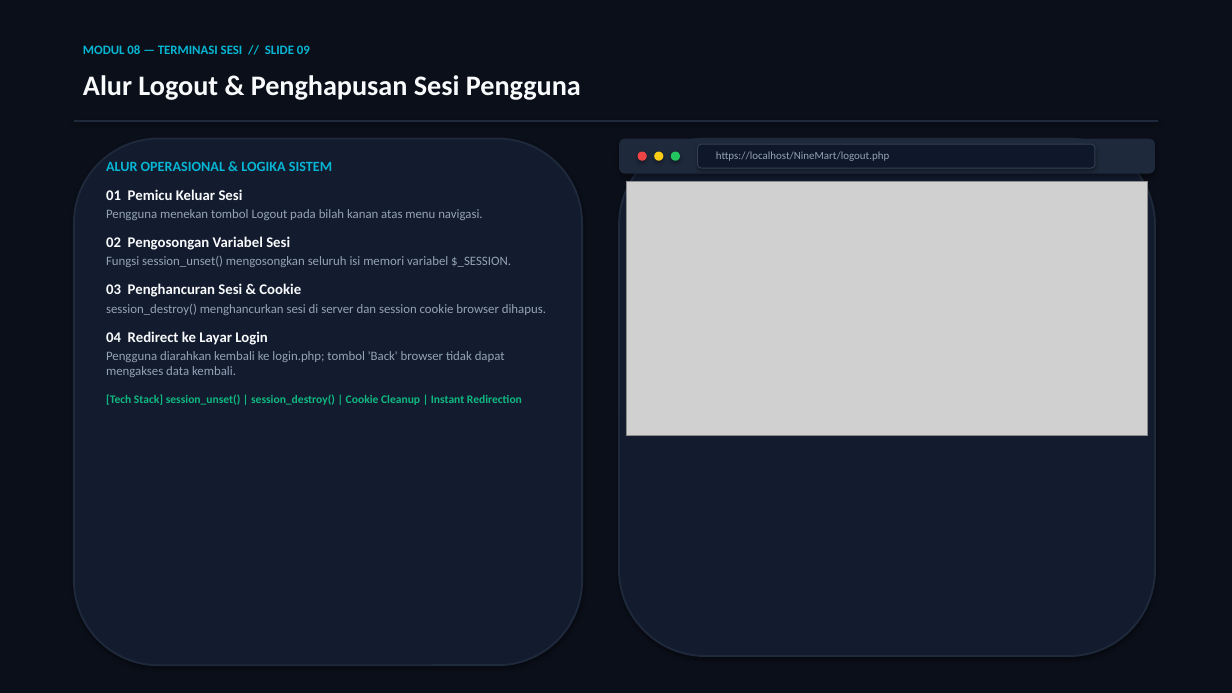
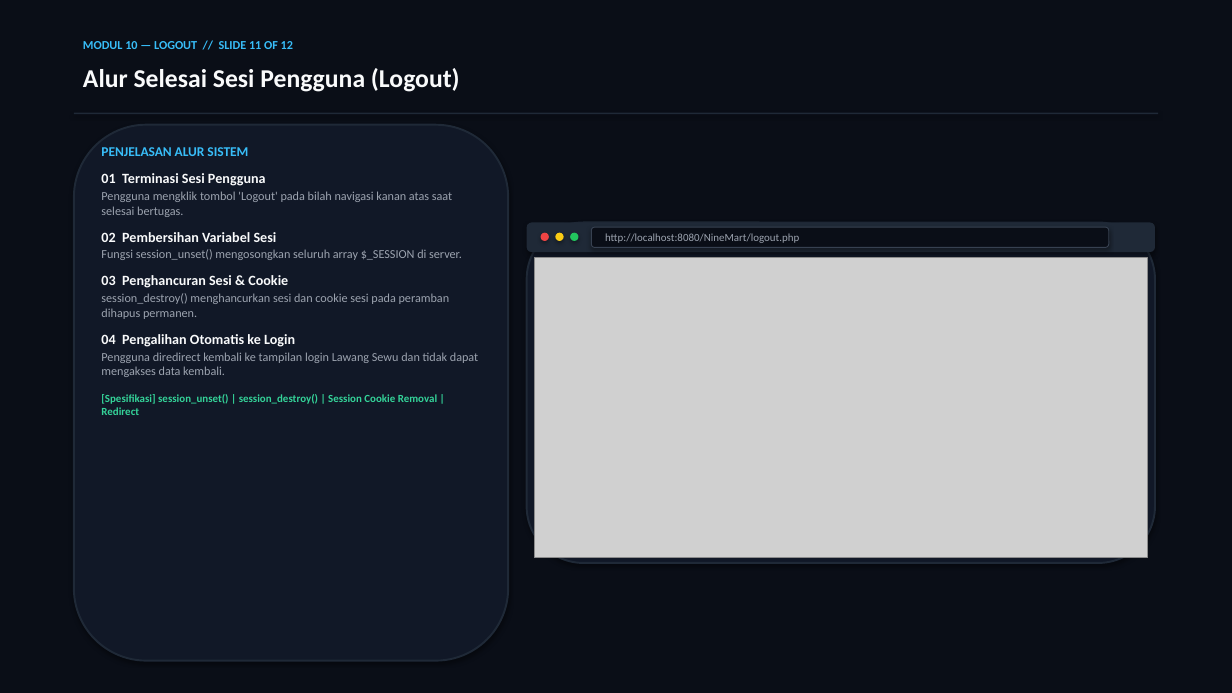
Before and after one commit to SabilMurti/BelajarUKK, a slide deck: slide 11 of NineMart/dokumen/PRESENTASI_NINEMART_CANVA.pptx (slide 9 before the commit). Drawn at 1232x693 pixels with LibreOffice and Linux fonts; fonts in the diff are those of the drawing; grey boxes stand for pictures. Boxes give left, top, right and bottom in pixels: in the first picture for what was removed or moved away, otherwise in the second. Text is boxed around its words. In the diff, an @@ line names an element or a change of style, - is before the commit and + after.

Commit message:
fix(docs): lengkapi 10 screenshot uncropped penuh pada presentasi pptx dan canva guide

```diff
--- a/NineMart/dokumen/PRESENTASI_NINEMART_CANVA.pptx
+++ b/NineMart/dokumen/PRESENTASI_NINEMART_CANVA.pptx
@@ rectangle at (0, 0, 1232, 693): fill #0B0F19 to #0A0E17 @@
@@ text at (83, 41, 293, 49): text changed; size 10 to 9.5 pt; text colour #06B6D4 to #38BDF8 @@
-MODUL 08 — TERMINASI SESI // SLIDE 09
+MODUL 10 — LOGOUT // SLIDE 11 OF 12
@@ text at (83, 68, 460, 92): text changed; size 22 to 20 pt; text colour #F8FAFC to #F9FAFB @@
-Alur Logout & Penghapusan Sesi Pengguna
+Alur Selesai Sesi Pengguna (Logout)
@@ rectangle: place and size @@
-rectangle at (74, 120, 1158, 122)
+rectangle at (74, 113, 1158, 114)
@@ rectangle at (74, 113, 1158, 114): fill #1E293B to #1F2937 @@
@@ rounded rectangle: place and size @@
-rounded rectangle at (74, 139, 582, 665)
+rounded rectangle at (74, 125, 508, 661)
@@ rounded rectangle at (74, 125, 508, 661): fill #131B2E to #111827; outline #1E293B 1.5 pt to #1F2937 1.5 pt @@
@@ text "PENJELASAN ALUR SISTEM": place and size @@
-text "PENJELASAN ALUR SISTEM" at (106, 162, 546, 405)
+text "PENJELASAN ALUR SISTEM" at (101, 147, 478, 415)
@@ text at (101, 147, 462, 260): text changed; size 10 to 9.5 pt; text colour #94A3B8 to #9CA3AF @@
-ALUR OPERASIONAL & LOGIKA SISTEM
-01 Pemicu Keluar Sesi
-Pengguna menekan tombol Logout pada bilah kanan atas menu navigasi.
-02 Pengosongan Variabel Sesi
-Fungsi session_unset() mengosongkan seluruh isi memori variabel $_SESSION.
+PENJELASAN ALUR SISTEM
+01 Terminasi Sesi Pengguna
+Pengguna mengklik tombol 'Logout' pada bilah navigasi kanan atas saat selesai bertugas.
+02 Pembersihan Variabel Sesi
+Fungsi session_unset() mengosongkan seluruh array $_SESSION di server.
@@ rounded rectangle removed at (698, 144, 1095, 168) @@
@@ picture removed at (627, 181, 1148, 436) @@
@@ rounded rectangle at (527, 223, 1155, 563): fill #131B2E to #111827; outline #1E293B 1.5 pt to #1F2937 1.5 pt @@
@@ rounded rectangle: place and size @@
-rounded rectangle at (619, 139, 1155, 656)
+rounded rectangle at (527, 223, 1155, 563)
@@ rounded rectangle added at (527, 223, 1155, 252), fill #1F2937 @@
@@ ellipse: place and size @@
-ellipse at (638, 152, 647, 161)
+ellipse at (541, 233, 549, 241)
@@ ellipse: place and size @@
-ellipse at (654, 152, 664, 161)
+ellipse at (555, 233, 564, 241)
@@ ellipse: place and size @@
-ellipse at (671, 152, 680, 161)
+ellipse at (570, 233, 579, 241)
@@ rounded rectangle: place and size @@
-rounded rectangle at (619, 139, 1155, 174)
+rounded rectangle at (592, 227, 1109, 248)
@@ rounded rectangle at (592, 227, 1109, 248): fill #1E293B to #0A0E17; outline none to #374151 0.75 pt @@
@@ text at (605, 233, 799, 243): text changed; text colour #94A3B8 to #9CA3AF @@
-https://localhost/NineMart/logout.php
+http://localhost:8080/NineMart/logout.php
@@ picture added at (534, 258, 1148, 557) @@
@@ text at (101, 293, 478, 415): text changed; size 10 to 9.5 pt; text colour #94A3B8 to #9CA3AF @@
-session_destroy() menghancurkan sesi di server dan session cookie browser dihapus.
-04 Redirect ke Layar Login
-Pengguna diarahkan kembali ke login.php; tombol 'Back' browser tidak dapat mengakses data kembali.
-[Tech Stack] session_unset() | session_destroy() | Cookie Cleanup | Instant Redirection
+session_destroy() menghancurkan sesi dan cookie sesi pada peramban dihapus permanen.
+04 Pengalihan Otomatis ke Login
+Pengguna diredirect kembali ke tampilan login Lawang Sewu dan tidak dapat mengakses data kembali.
+[Spesifikasi] session_unset() | session_destroy() | Session Cookie Removal | Redirect
@@ text at (101, 275, 288, 288): size 11.5 to 11 pt, text colour #F8FAFC to #F9FAFB in "03 Penghancuran Sesi & Cookie"; less space between paragraphs @@
```
Also in this commit, not shown: 2 other slides changed, 9 slides added, 7 slides removed, 13 other files.
